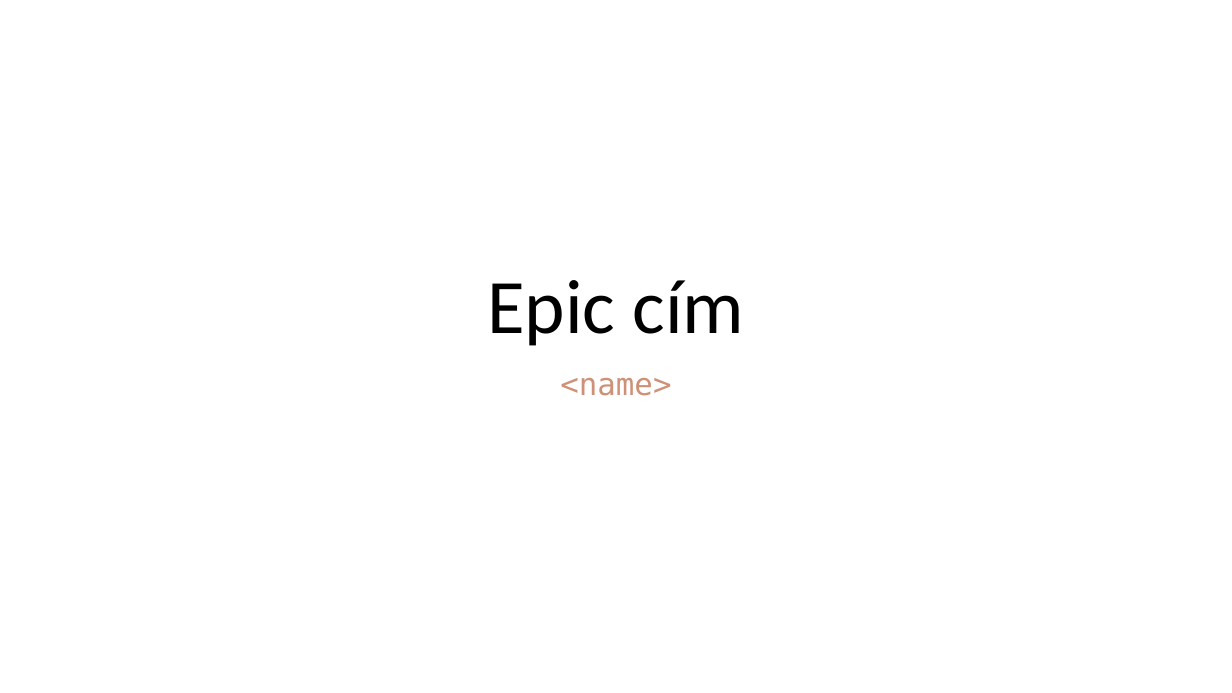
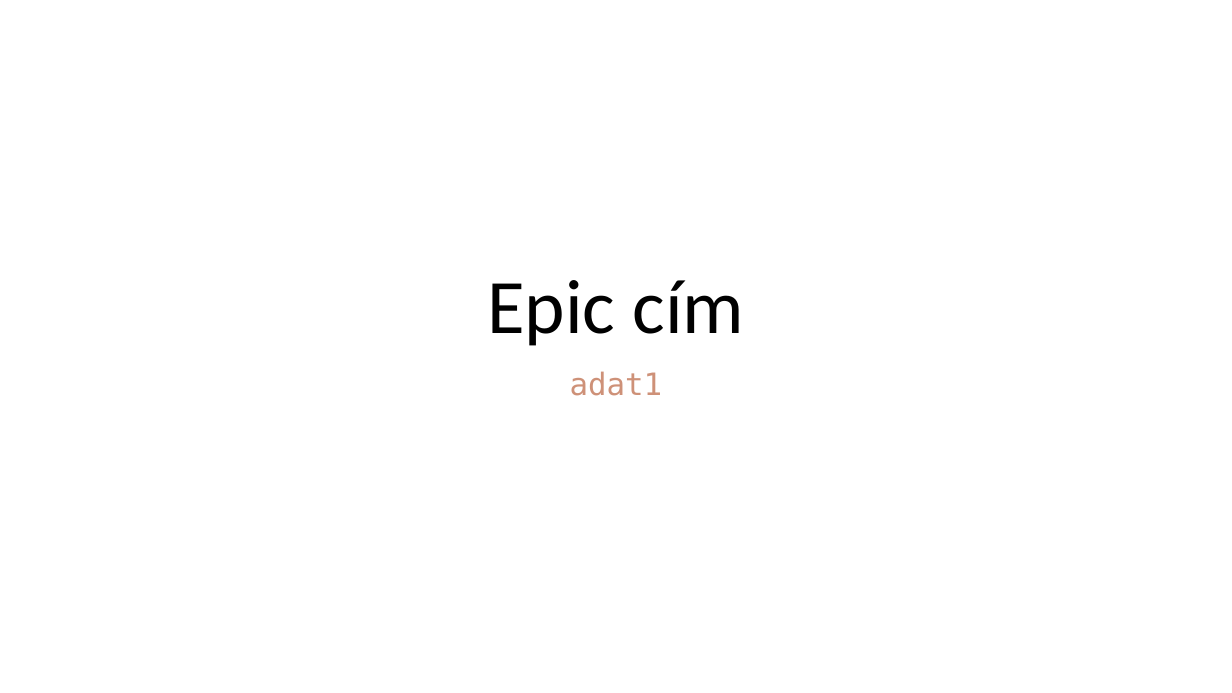
Before and after one commit to akosblack/ppt_script, a slide deck: slide 1 of input/your_presentation.pptx. Drawn at 1232x693 pixels with LibreOffice and Linux fonts; fonts in the diff are those of the drawing. Boxes give left, top, right and bottom in pixels: in the first picture for what was removed or moved away, otherwise in the second. Text is boxed around its words. In the diff, an @@ line names an element or a change of style, - is before the commit and + after.

```diff
--- a/input/your_presentation.pptx
+++ b/input/your_presentation.pptx
@@ subtitle at [570,371,663,396]: text changed @@
-<name>
+adat1
```
Also in this commit, not shown: 1 other slide changed, 1 slide added, 1 slide removed, 5 other files.
